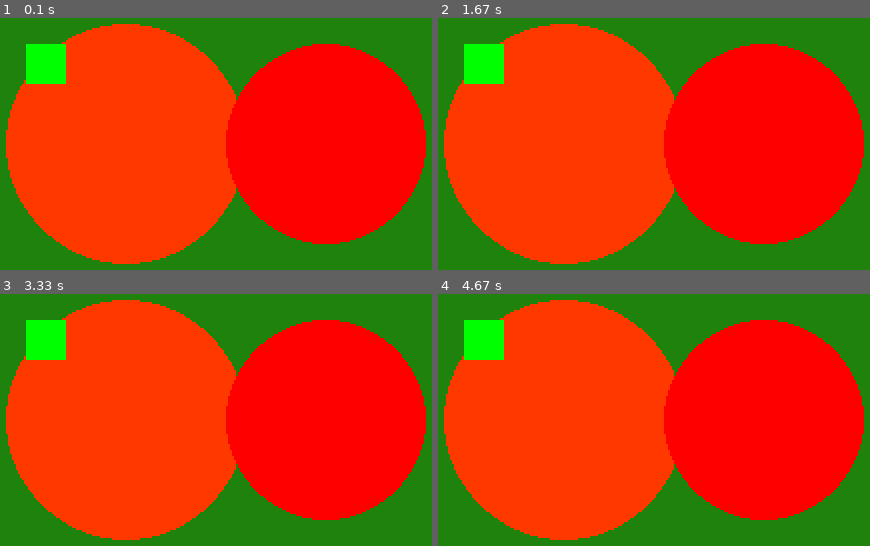
Above: before the commit, frames 1-4 (two rows, left to right).
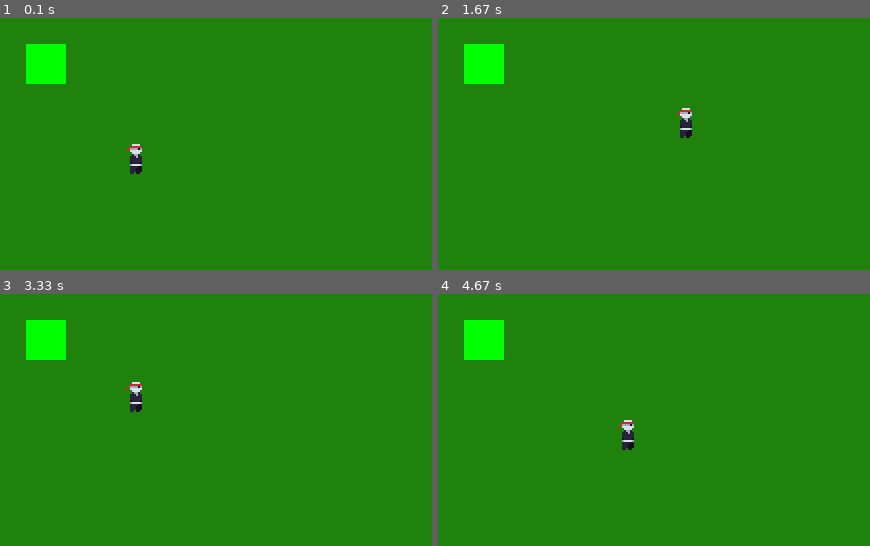
Above: after the commit, the same moments.

Repository: laziutaO/Pygame-updater
Game: pygame game, started from pygame_test/pygame_test.py
Same seed, same stepped clock (60 frames per second), same inputs: the game is played once before the commit and once after it.
Inputs:
- Up to frame 1 (0.1 s): no input
- Up to frame 2 (1.67 s): hold Right 0.33-0.8 s; hold Up 0.83-1.13 s; hold Right 1.17-1.63 s
- Up to frame 3 (3.33 s): hold Left 1.67-2.2 s; hold Down 2.23-2.53 s; hold Left 2.57-2.97 s; hold Up from 3 s (still down)
- Up to frame 4 (4.67 s): release Up at 3.37 s; hold Right 3.4-4.03 s; hold Down 4.07-4.43 s; hold Left from 4.47 s (still down)

The runs differ from the first frame. In frame 1, 68% of the frame differs, in the area x 1-99%, y 2-98%; in frame 2, 68%; in frame 3, 68%; in frame 4, 68%.

Commit message:
added overloads to collide functions

Diff:
--- a/pygame_test/pygame_test.py
+++ b/pygame_test/pygame_test.py
@@ -45,20 +45,6 @@
 
             player_rect = pygame.Rect(*self.player.pos, *self.player.size)
             #polygon_collider = pygame.draw.polygon(self.display, (255, 0, 0), self.points)
-            circle1 = pygame.draw.circle(self.display, (255, 56, 0), (100, 100), 60)
-            circle2 = pygame.draw.circle(self.display, (255, 0, 0), (200, 100), 50)
-            collision = rect_collide_poly(self.points, player_rect)
-            rectcircle_collision = rect_collide_circle((200, 100), 50, player_rect)
-
-
-            if collide_circles((100, 100), 60, (200, 100), 50):
-                print("Circles collide")
-            else:
-                print("No collision")
-            """if collision:
-                print("Rectangle collides with polygon")
-            else:
-                print("No collision")"""
             if player_rect.colliderect(self.collision_area):
                 pygame.draw.rect(self.display, (255, 0, 0), self.collision_area)
             else:
--- a/pygame_updater/colliders/collisions.py
+++ b/pygame_updater/colliders/collisions.py
@@ -1,11 +1,31 @@
 import pygame
+from typing import overload
 
-def rect_collide_poly(poly: list, rect: pygame.Rect):
+@overload
+def rect_collide_poly(polygon_coordinates: list, rect: pygame.Rect):
     return (
-    __check_point_collision(poly, rect.x, rect.y) or
-    __check_point_collision(poly, rect.x + rect.width, rect.y) or
-    __check_point_collision(poly, rect.x, rect.y + rect.height) or
-    __check_point_collision(poly, rect.x + rect.width, rect.y + rect.height)
+    __check_point_collision(polygon_coordinates, rect.x, rect.y) or
+    __check_point_collision(polygon_coordinates, rect.x + rect.width, rect.y) or
+    __check_point_collision(polygon_coordinates, rect.x, rect.y + rect.height) or
+    __check_point_collision(polygon_coordinates, rect.x + rect.width, rect.y + rect.height)
+)
+
+@overload
+def rect_collide_poly(polygon_coordinates: list, x, y, width, height):
+    return (
+    __check_point_collision(polygon_coordinates, x, y) or
+    __check_point_collision(polygon_coordinates, x + width, y) or
+    __check_point_collision(polygon_coordinates, x, y + height) or
+    __check_point_collision(polygon_coordinates, x + width, y + height)
+)
+
+@overload
+def rect_collide_poly(polygon_coordinates: list, coords: tuple, size: tuple):
+    return (
+    __check_point_collision(polygon_coordinates, coords[0], coords[1]) or
+    __check_point_collision(polygon_coordinates, coords[0] + size[0], coords[1]) or
+    __check_point_collision(polygon_coordinates, coords[0], coords[1] + size[1]) or
+    __check_point_collision(polygon_coordinates, coords[0] + size[0], coords[1] + size[1])
 )
 
 def rect_collide_circle(circle_center: tuple, radius: float, rect: pygame.Rect):
@@ -20,8 +40,8 @@
 
     return distance_squared <= (radius * radius)
 
-def point_collide_poly(poly: list, point: tuple):
-    return __check_point_collision(poly, point[0], point[1])
+def point_collide_poly(polygon_coordinates: list, point: tuple):
+    return __check_point_collision(polygon_coordinates, point[0], point[1])
 
 def collide_circles(circle1_center: tuple, radius1: float, circle2_center: tuple, radius2: float):
     x1, y1 = circle1_center
Not shown, changed: .gitignore
